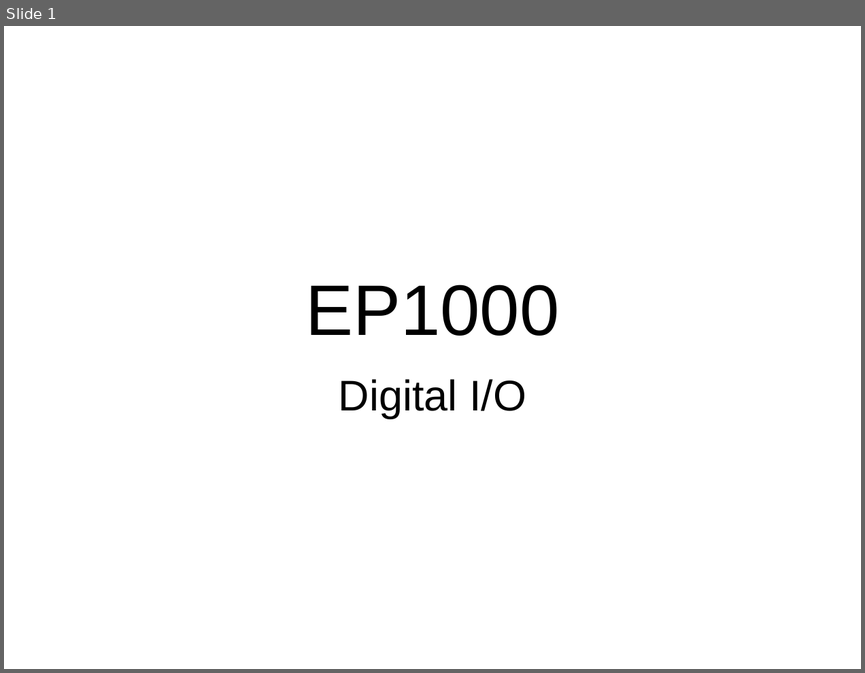
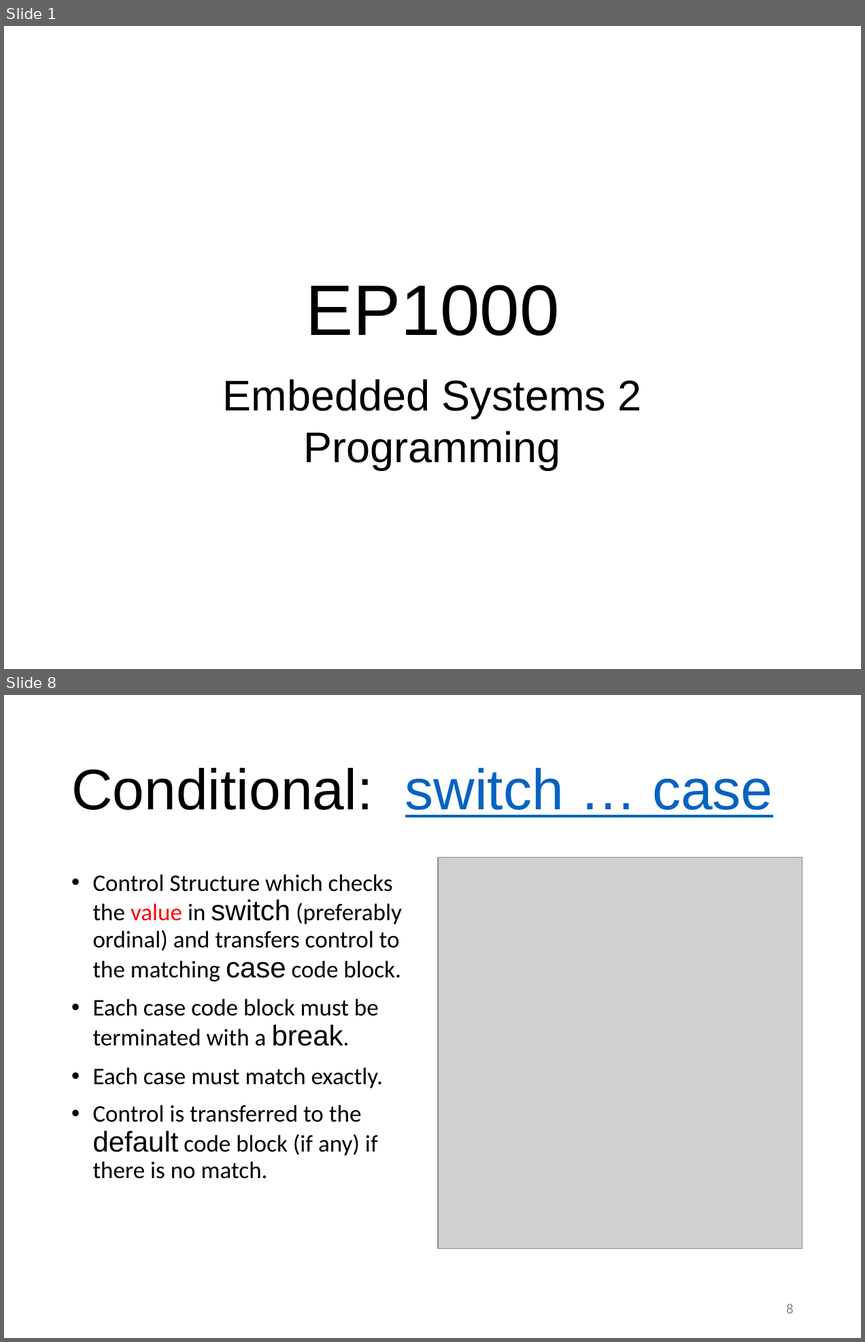
Before and after one commit to RDorville/digfab, a slide deck: presentations/ep1000_embedded2/ep1000_embedded2.pptx. Shown one above the other, each under a label of ours: slide 1 before the commit, slides 1 and 8 after it; the slides between them are not shown. The pictures are 865x673 and 865x1342 pixels, drawn with LibreOffice and Linux fonts; fonts in the diff are those of the drawing; grey boxes stand for pictures; background and template pictures are left out. Boxes give left, top, right and bottom in pixels: in the first picture for what was removed or moved away, otherwise in the second. Text is boxed around its words. In the diff, an @@ line names an element or a change of style, - is before the commit and + after.

```diff
--- a/presentations/ep1000_embedded2/ep1000_embedded2.pptx
+++ b/presentations/ep1000_embedded2/ep1000_embedded2.pptx
@@ slide 8 added at <box>4,695,861,1338</box>, background #FFFFFF @@
@@ title added at <box>71,768,772,817</box>, 48 pt, text #000000 @@
+Conditional: switch … case
@@ picture added at <box>438,857,802,1249</box> @@
@@ text added at <box>93,874,402,1178</box>, 20 pt, text #000000 @@
+• Control Structure which checks the value in switch (preferably ordinal) and transfers control to the matching case code block.
+• Each case code block must be terminated with a break.
+• Each case must match exactly.
+• Control is transferred to the default code block (if any) if there is no match.
@@ page number added at <box>786,1304,793,1313</box>, 12 pt, text #8C8C8C @@
+8
@@ slide 1 changed as well @@
@@ subtitle at <box>223,379,642,469</box>: text changed @@
-Digital I/O
+Embedded Systems 2
+Programming
```
Also in this commit, not shown: 1 other slide changed, 14 other slides added, 18 slides removed, 1 other file.
